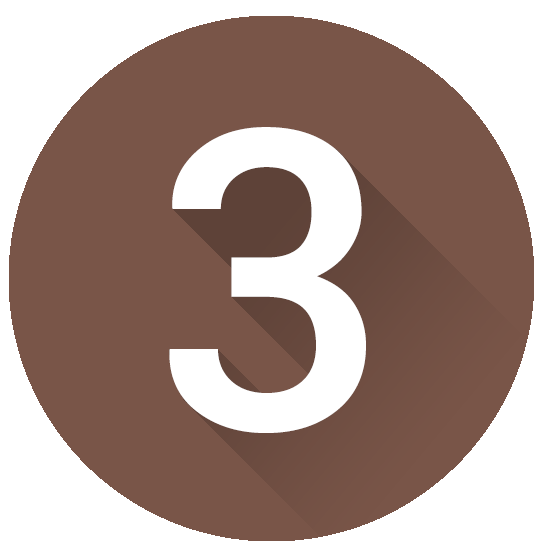
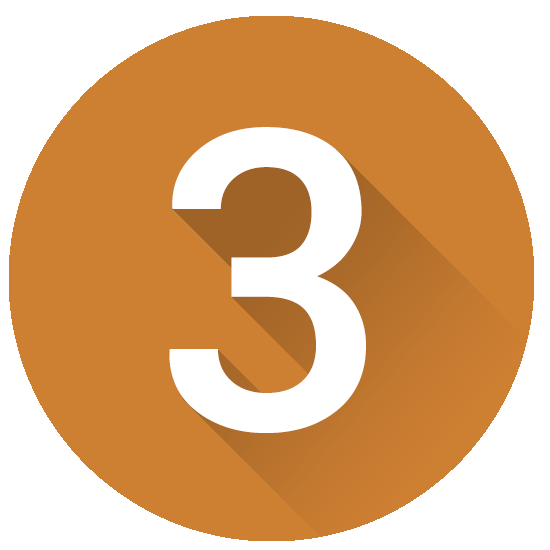
Layers edited between the first and the second w=550, h=550 image:
painted on "Layer 4 copy" over (169, 132, 534, 541)
painted on "BG copy" over (9, 16, 534, 541)
